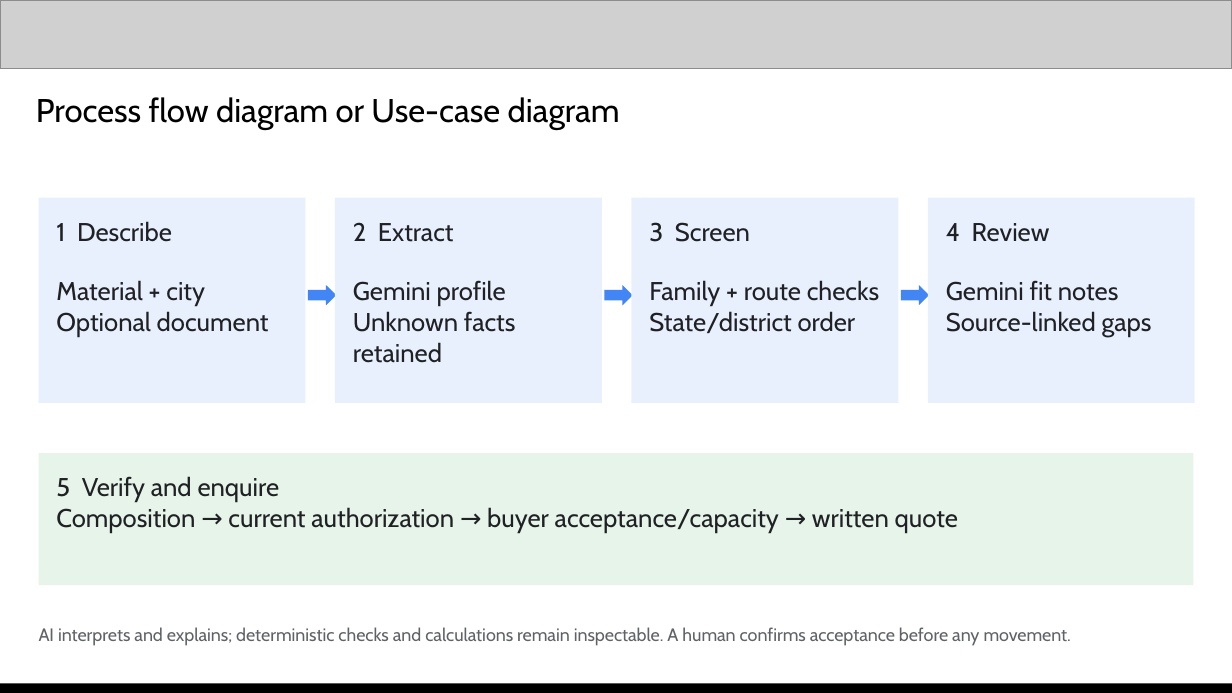
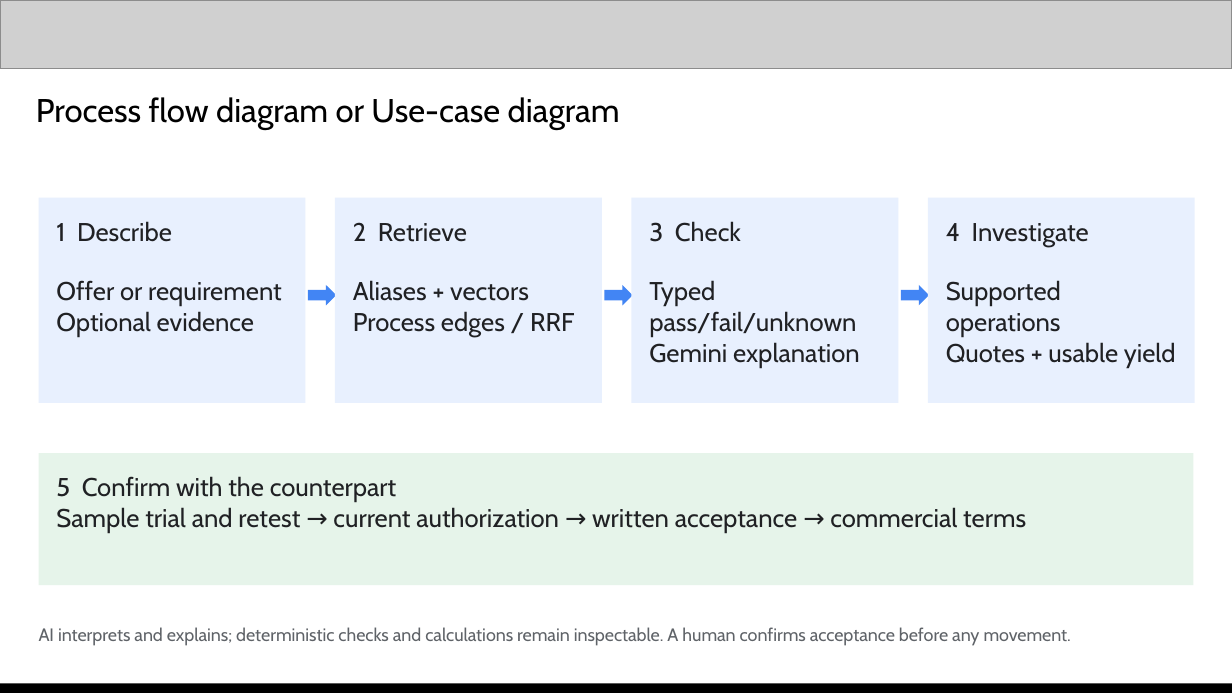
Before and after one commit to anshuman542018/wasterecast, a slide deck: slide 6 of submission/Clorex_WasteRecast_Pitch_Deck.pptx. Drawn at 1232x693 pixels with LibreOffice and Linux fonts; fonts in the diff are those of the drawing; grey boxes stand for pictures. Boxes give left, top, right and bottom in pixels: in the first picture for what was removed or moved away, otherwise in the second. Text is boxed around its words. In the diff, an @@ line names an element or a change of style, - is before the commit and + after.

```diff
--- a/submission/Clorex_WasteRecast_Pitch_Deck.pptx
+++ b/submission/Clorex_WasteRecast_Pitch_Deck.pptx
@@ text at (x1=353, y1=222, x2=574, y2=337): text changed @@
-2 Extract
-Gemini profile
-Unknown facts retained
+2 Retrieve
+Aliases + vectors
+Process edges / RRF
@@ text at (x1=649, y1=221, x2=860, y2=368): text changed @@
-3 Screen
-Family + route checks
-State/district order
+3 Check
+Typed pass/fail/unknown
+Gemini explanation
@@ text at (x1=946, y1=223, x2=1176, y2=368): text changed @@
-4 Review
-Gemini fit notes
-Source-linked gaps
+4 Investigate
+Supported operations
+Quotes + usable yield
@@ text at (x1=56, y1=280, x2=282, y2=337): text changed @@
-Material + city
-Optional document
+Offer or requirement
+Optional evidence
@@ text at (x1=56, y1=476, x2=1026, y2=533): text changed @@
-5 Verify and enquire
-Composition → current authorization → buyer acceptance/capacity → written quote
+5 Confirm with the counterpart
+Sample trial and retest → current authorization → written acceptance → commercial terms
```
Also in this commit, not shown: 14 other slides changed, 10 other files.
